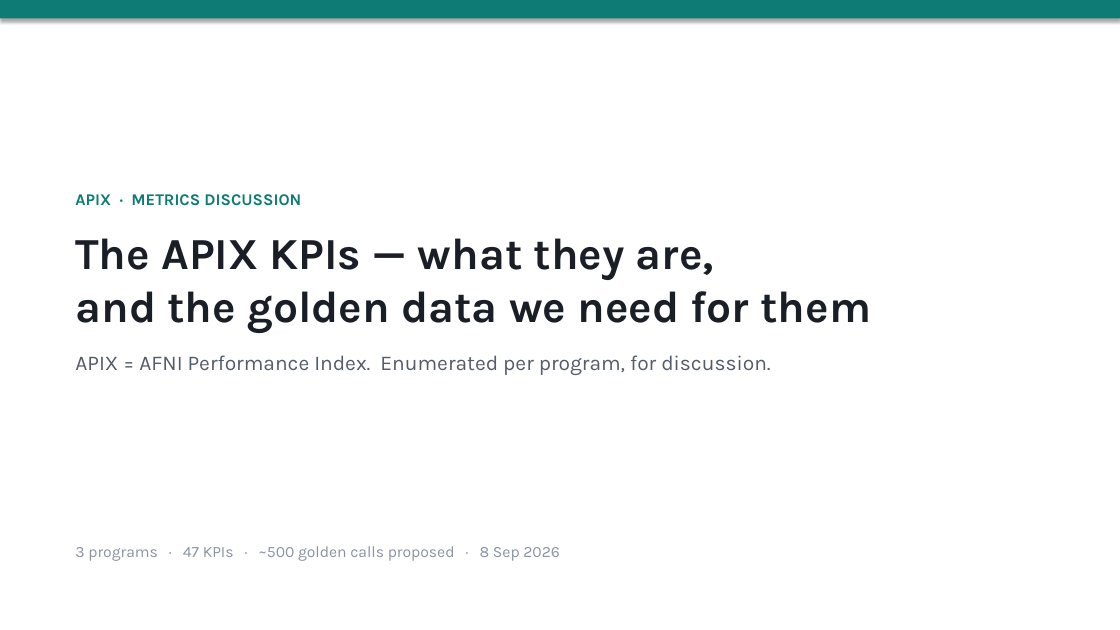
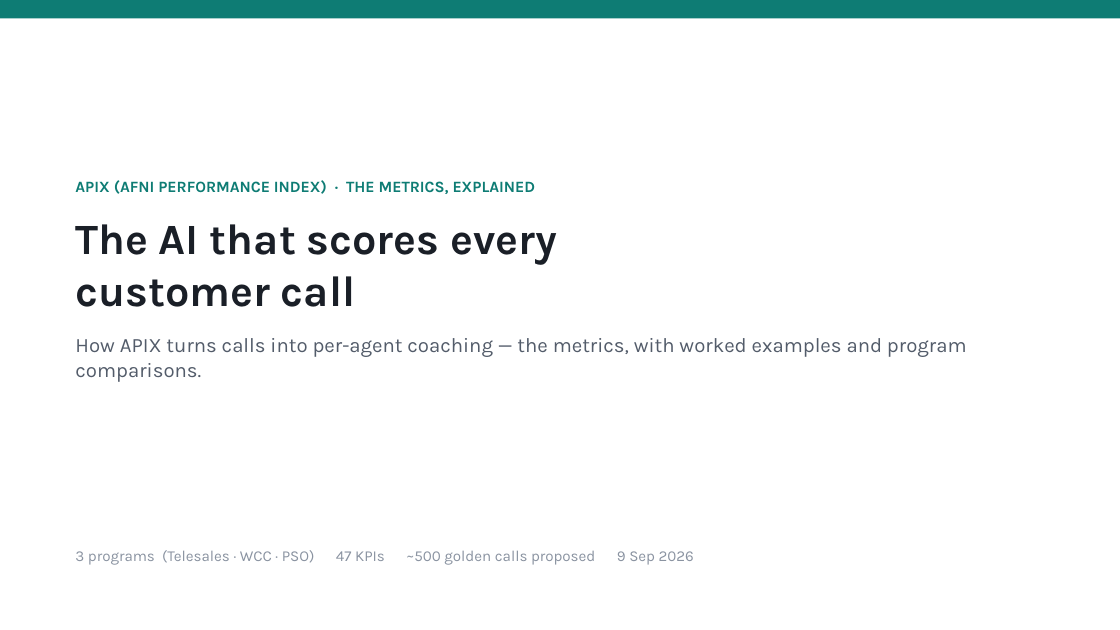
Before and after one commit to shyamanugu/LLMOps, a slide deck: slide 1 of usecases/ai_pipeline 2/docs/APIX_Metrics_Discussion.pptx. Drawn at 1120x630 pixels with LibreOffice and Linux fonts; fonts in the diff are those of the drawing. Boxes give left, top, right and bottom in pixels: in the first picture for what was removed or moved away, otherwise in the second. Text is boxed around its words. In the diff, an @@ line names an element or a change of style, - is before the commit and + after.

```diff
--- a/usecases/ai_pipeline 2/docs/APIX_Metrics_Discussion.pptx
+++ b/usecases/ai_pipeline 2/docs/APIX_Metrics_Discussion.pptx
@@ rectangle at (0, 0, 1120, 18): shadow off @@
@@ text at (75, 180, 967, 382): text changed; size 18 to 17.5 pt; bold off @@
-APIX · METRICS DISCUSSION
-The APIX KPIs — what they are,
-and the golden data we need for them
-APIX = AFNI Performance Index. Enumerated per program, for discussion.
+APIX (AFNI PERFORMANCE INDEX) · THE METRICS, EXPLAINED
+The AI that scores every
+customer call
+How APIX turns calls into per-agent coaching — the metrics, with worked examples and program comparisons.
@@ text at (75, 550, 694, 565): text changed; size 13.5 to 13 pt @@
-3 programs · 47 KPIs · ~500 golden calls proposed · 8 Sep 2026
+3 programs (Telesales · WCC · PSO) 47 KPIs ~500 golden calls proposed 9 Sep 2026
```
Also in this commit, not shown: 3 other slides changed, 4 slides added, 7 slides removed, 1 other file.
